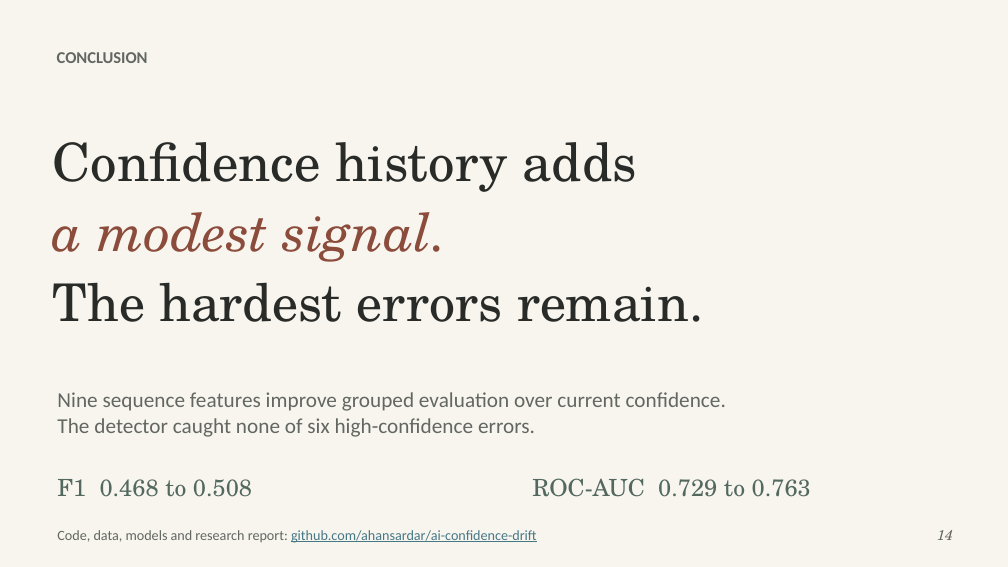
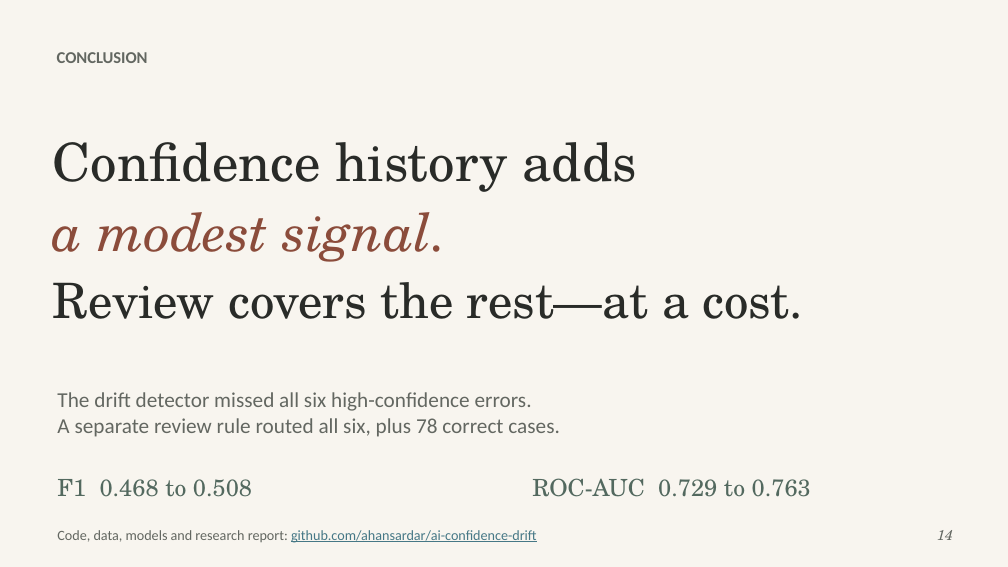
Before and after one commit to ahansardar/ai-confidence-drift, a slide deck: slide 14 of reports/presentation/AI_Confidence_Drift_Presentation.pptx. Drawn at 1008x567 pixels with LibreOffice and Linux fonts; fonts in the diff are those of the drawing. Boxes give left, top, right and bottom in pixels: in the first picture for what was removed or moved away, otherwise in the second. Text is boxed around its words. In the diff, an @@ line names an element or a change of style, - is before the commit and + after.

Commit message:
Route high-confidence errors to conservative review

```diff
--- a/reports/presentation/AI_Confidence_Drift_Presentation.pptx
+++ b/reports/presentation/AI_Confidence_Drift_Presentation.pptx
@@ text at (x1=53, y1=282, x2=804, y2=319): text changed; size 49.5 to 46.5 pt @@
-The hardest errors remain.
+Review covers the rest—at a cost.
@@ text at (x1=57, y1=392, x2=560, y2=437): text changed @@
-Nine sequence features improve grouped evaluation over current confidence.
-The detector caught none of six high-confidence errors.
+The drift detector missed all six high-confidence errors.
+A separate review rule routed all six, plus 78 correct cases.
```
Also in this commit, not shown: 3 other slides changed, 8 other files.
